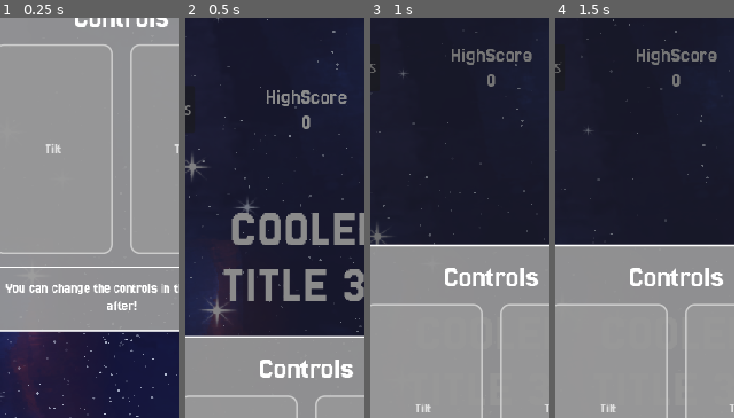
Above: before the commit, frames 1-4 (left to right).
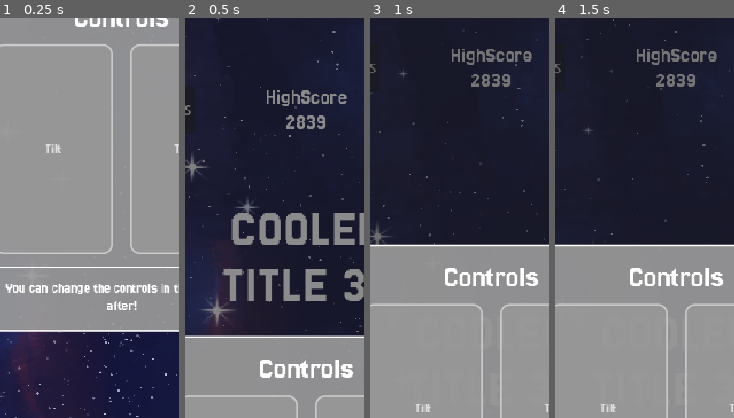
Above: after the commit, the same moments.

Repository: Juawo/space-shooter
Game: Godot game, scene res://scenes/ui/boot_scene/boot_scene.tscn
Same seed, same stepped clock (60 frames per second), same inputs: the game is played once before the commit and once after it. The engine's default icon, where the game draws it, is replaced by a stand-in: a white triangle on a blue panel in a dark square.
Inputs:
- Up to frame 1 (0.25 s): no input
- Up to frame 2 (0.5 s): no input
- Up to frame 3 (1 s): click "SCORES" at 0.5 s
- Up to frame 4 (1.5 s): click "CONFIGS" at 1.25 s
The pictures show only the part of the screen within x 16-66%, y 0-50%; the shares and areas given below are measured in that part.

Frame 1 is identical in both runs. In frame 2, 0.5% of the frame differs, in the area x 56-79%, y 24-28%; in frame 3, 0.4%; in frame 4, 0.4%.
Error after the commit: Invalid access to property or key 'new_high_score_saved' on a base object of type 'Node (session-state.gd)'. (res://scripts/ui/MainMenu/main_menu.gd:9)

Commit message:
refactor: clean up background layer script and update main menu high score handling

Diff:
--- a/scenes/game/background/background_layered.tscn
+++ b/scenes/game/background/background_layered.tscn
@@ -1,46 +1,44 @@
-[gd_scene load_steps=6 format=3 uid="uid://crrtm6jpxvoqw"]
+[gd_scene format=3 uid="uid://crrtm6jpxvoqw"]
 
-[ext_resource type="Script" uid="uid://c6qvk5d7oupcf" path="res://scripts/game/background/background_layered.gd" id="1_ae5p2"]
 [ext_resource type="Texture2D" uid="uid://c7ht0164f3xwf" path="res://assets/sprites/background/background_layer_1.png" id="1_lex3l"]
 [ext_resource type="Texture2D" uid="uid://bo4eckibkd24d" path="res://assets/sprites/background/background_layer_2.png" id="2_kvgrm"]
 [ext_resource type="Texture2D" uid="uid://cd7y5t0munpue" path="res://assets/sprites/background/background_layer_3.png" id="3_kw0li"]
 [ext_resource type="Texture2D" uid="uid://bc8iq8eda8a4f" path="res://assets/sprites/background/background_layer_4.png" id="4_ae5p2"]
 
-[node name="background_parallax" type="Node2D"]
+[node name="background_parallax" type="Node2D" unique_id=137924647]
 z_index = -500
 scale = Vector2(1.1, 1)
-script = ExtResource("1_ae5p2")
 
-[node name="layer1" type="Parallax2D" parent="."]
+[node name="layer1" type="Parallax2D" parent="." unique_id=525464882]
 repeat_size = Vector2(0, 1834)
 autoscroll = Vector2(0, 10)
 
-[node name="Sprite2D" type="Sprite2D" parent="layer1"]
+[node name="Sprite2D" type="Sprite2D" parent="layer1" unique_id=1256153861]
 texture = ExtResource("1_lex3l")
 
-[node name="layer2" type="Parallax2D" parent="."]
+[node name="layer2" type="Parallax2D" parent="." unique_id=1061485851]
 scroll_scale = Vector2(0, 0.3)
 repeat_size = Vector2(0, 1834)
 autoscroll = Vector2(0, 20)
 ignore_camera_scroll = true
 
-[node name="Sprite2D" type="Sprite2D" parent="layer2"]
+[node name="Sprite2D" type="Sprite2D" parent="layer2" unique_id=296206343]
 texture = ExtResource("2_kvgrm")
 
-[node name="layer3" type="Parallax2D" parent="."]
+[node name="layer3" type="Parallax2D" parent="." unique_id=1690726321]
 scroll_scale = Vector2(0, 0.4)
 repeat_size = Vector2(0, 1834)
 autoscroll = Vector2(0, 130)
 ignore_camera_scroll = true
 
-[node name="Sprite2D" type="Sprite2D" parent="layer3"]
+[node name="Sprite2D" type="Sprite2D" parent="layer3" unique_id=1869379562]
 texture = ExtResource("3_kw0li")
 
-[node name="layer4" type="Parallax2D" parent="."]
+[node name="layer4" type="Parallax2D" parent="." unique_id=2109127467]
 scroll_scale = Vector2(0, 0.4)
 repeat_size = Vector2(0, 1834)
 autoscroll = Vector2(0, 160)
 ignore_camera_scroll = true
 
-[node name="Sprite2D" type="Sprite2D" parent="layer4"]
+[node name="Sprite2D" type="Sprite2D" parent="layer4" unique_id=126834463]
 texture = ExtResource("4_ae5p2")
--- a/scenes/ui/MainMenu/main_menu.tscn
+++ b/scenes/ui/MainMenu/main_menu.tscn
@@ -84,7 +84,7 @@
 &"idle": SubResource("Animation_mfgk4")
 }
 
-[node name="MainMenu" type="Control"]
+[node name="MainMenu" type="Control" unique_id=1411683720]
 layout_mode = 3
 anchors_preset = 15
 anchor_right = 1.0
@@ -94,7 +94,7 @@
 mouse_filter = 1
 script = ExtResource("1_epepa")
 
-[node name="MarginContainer" type="MarginContainer" parent="."]
+[node name="MarginContainer" type="MarginContainer" parent="." unique_id=1657245143]
 layout_mode = 1
 anchors_preset = 15
 anchor_right = 1.0
@@ -106,15 +106,15 @@
 theme_override_constants/margin_right = 10
 theme_override_constants/margin_bottom = 20
 
-[node name="VBoxContainer" type="VBoxContainer" parent="MarginContainer"]
-layout_mode = 2
-
-[node name="HeaderWrapper" type="Control" parent="MarginContainer/VBoxContainer"]
+[node name="VBoxContainer" type="VBoxContainer" parent="MarginContainer" unique_id=850788581]
+layout_mode = 2
+
+[node name="HeaderWrapper" type="Control" parent="MarginContainer/VBoxContainer" unique_id=792354388]
 custom_minimum_size = Vector2(392, 54)
 layout_mode = 2
 mouse_filter = 1
 
-[node name="Header" type="HBoxContainer" parent="MarginContainer/VBoxContainer/HeaderWrapper"]
+[node name="Header" type="HBoxContainer" parent="MarginContainer/VBoxContainer/HeaderWrapper" unique_id=1954835562]
 layout_mode = 1
 anchors_preset = 15
 anchor_right = 1.0
@@ -127,18 +127,18 @@
 theme_override_constants/separation = 30
 alignment = 1
 
-[node name="LeaderBoardButton" parent="MarginContainer/VBoxContainer/HeaderWrapper/Header" instance=ExtResource("1_ql3r1")]
+[node name="LeaderBoardButton" parent="MarginContainer/VBoxContainer/HeaderWrapper/Header" unique_id=131150619 instance=ExtResource("1_ql3r1")]
 custom_minimum_size = Vector2(68, 54)
 layout_mode = 2
 size_flags_horizontal = 2
 pathScene = "res://scenes/ui/Leaderboard/leaderboard.tscn"
 
-[node name="HighScoreLabel" type="VBoxContainer" parent="MarginContainer/VBoxContainer/HeaderWrapper/Header"]
+[node name="HighScoreLabel" type="VBoxContainer" parent="MarginContainer/VBoxContainer/HeaderWrapper/Header" unique_id=907817516]
 layout_mode = 2
 size_flags_horizontal = 4
 size_flags_vertical = 0
 
-[node name="ScoreLabel" type="Label" parent="MarginContainer/VBoxContainer/HeaderWrapper/Header/HighScoreLabel"]
+[node name="ScoreLabel" type="Label" parent="MarginContainer/VBoxContainer/HeaderWrapper/Header/HighScoreLabel" unique_id=2112928787]
 layout_mode = 2
 mouse_filter = 1
 theme_override_fonts/font = ExtResource("1_ift2n")
@@ -146,7 +146,7 @@
 text = "HighScore"
 horizontal_alignment = 1
 
-[node name="ScoreValueLabel" type="Label" parent="MarginContainer/VBoxContainer/HeaderWrapper/Header/HighScoreLabel"]
+[node name="ScoreValueLabel" type="Label" parent="MarginContainer/VBoxContainer/HeaderWrapper/Header/HighScoreLabel" unique_id=2018231240]
 layout_mode = 2
 mouse_filter = 1
 theme_override_fonts/font = ExtResource("1_ift2n")
@@ -154,18 +154,18 @@
 text = "2839"
 horizontal_alignment = 1
 
-[node name="ConfigButtons" parent="MarginContainer/VBoxContainer/HeaderWrapper/Header" instance=ExtResource("3_ql3r1")]
+[node name="ConfigButtons" parent="MarginContainer/VBoxContainer/HeaderWrapper/Header" unique_id=61609366 instance=ExtResource("3_ql3r1")]
 custom_minimum_size = Vector2(68, 54)
 layout_mode = 2
 size_flags_horizontal = 10
 
-[node name="TitleWrapper" type="Control" parent="MarginContainer/VBoxContainer"]
+[node name="TitleWrapper" type="Control" parent="MarginContainer/VBoxContainer" unique_id=476994504]
 layout_mode = 2
 size_flags_horizontal = 4
 size_flags_vertical = 6
 mouse_filter = 1
 
-[node name="title" type="Label" parent="MarginContainer/VBoxContainer/TitleWrapper"]
+[node name="title" type="Label" parent="MarginContainer/VBoxContainer/TitleWrapper" unique_id=304397431]
 layout_mode = 1
 anchors_preset = 15
 anchor_right = 1.0
@@ -185,13 +185,13 @@
 TITLE 3D"
 horizontal_alignment = 1
 
-[node name="InstructionWrapper" type="Control" parent="MarginContainer/VBoxContainer"]
+[node name="InstructionWrapper" type="Control" parent="MarginContainer/VBoxContainer" unique_id=1738946733]
 layout_mode = 2
 size_flags_vertical = 3
 size_flags_stretch_ratio = 0.32
 mouse_filter = 1
 
-[node name="instruction" type="Label" parent="MarginContainer/VBoxContainer/InstructionWrapper"]
+[node name="instruction" type="Label" parent="MarginContainer/VBoxContainer/InstructionWrapper" unique_id=1146826698]
 top_level = true
 layout_mode = 0
 offset_left = 5.0
@@ -205,7 +205,7 @@
 text = "Tap to play"
 horizontal_alignment = 1
 
-[node name="BackgroundTapArea" type="Button" parent="."]
+[node name="BackgroundTapArea" type="Button" parent="." unique_id=417474922]
 modulate = Color(1, 1, 1, 0)
 layout_mode = 1
 anchors_preset = -1
@@ -217,10 +217,8 @@
 disabled = true
 metadata/_edit_use_anchors_ = true
 
-[node name="AnimationPlayer" type="AnimationPlayer" parent="."]
-libraries = {
-&"": SubResource("AnimationLibrary_b771k")
-}
+[node name="AnimationPlayer" type="AnimationPlayer" parent="." unique_id=422927443]
+libraries/ = SubResource("AnimationLibrary_b771k")
 
 [connection signal="gui_input" from="." to="." method="_on_gui_input"]
 [connection signal="pressed" from="BackgroundTapArea" to="." method="_on_background_tap_area_pressed"]
--- a/scripts/game/background/background_layered.gd
+++ /dev/null
@@ -1,11 +0,0 @@
-extends Node2D
-
-#@export var scroll_speed: float = 150.0
-#
-#func _process(delta: float) -> void:
-	## Iteramos por todos os filhos do Node2D
-	#for child in get_children():
-		#if child is Parallax2D:
-			## Movemos o offset individual de cada camada
-			## O sistema Parallax2D já aplica o 'Factor' automaticamente
-			#child.scroll_offset.y += scroll_speed * delta
--- a/scripts/ui/MainMenu/main_menu.gd
+++ b/scripts/ui/MainMenu/main_menu.gd
@@ -1,15 +1,15 @@
 extends Control
 
 @onready var animation_player: AnimationPlayer = $AnimationPlayer
-var showing: bool = false
 @onready var background_tap_area: Button = $BackgroundTapArea
 @onready var score_value_label: Label = $MarginContainer/VBoxContainer/HeaderWrapper/Header/HighScoreLabel/ScoreValueLabel
+var showing: bool = false
 
 func _ready() -> void:
-	SessionState.high_score_changed.connect(_on_high_score_changed)
+	SessionState.new_high_score_saved.connect(_on_new_high_score_saved)
 	score_value_label.text = str(SaveManager.high_score)
 
-func _on_high_score_changed(high_score_value : int):
+func _on_new_high_score_saved(high_score_value : int):
 	score_value_label.text = str(high_score_value)
 
 func hideMainMenu():
--- a/scripts/ui/PauseMenu/pause_menu.gd
+++ b/scripts/ui/PauseMenu/pause_menu.gd
@@ -8,6 +8,7 @@
 	SoundManager.play_scroll(true)
 	is_showing = true
 	visible = is_showing
+	# TODO : add a "new" when the current high-score is bigger than the highscore saved
 	high_score_value.text = str(SessionState.high_score)
 	current_score_value.text = str(SessionState.current_score)
 
Not shown: 1 places in scenes/ui/MainMenu/main_menu.tscn that only renumber resources
Not shown, removed: scripts/game/background/background_layered.gd.uid
Not shown, changed: scenes/game/LayerMaskGroup.md
